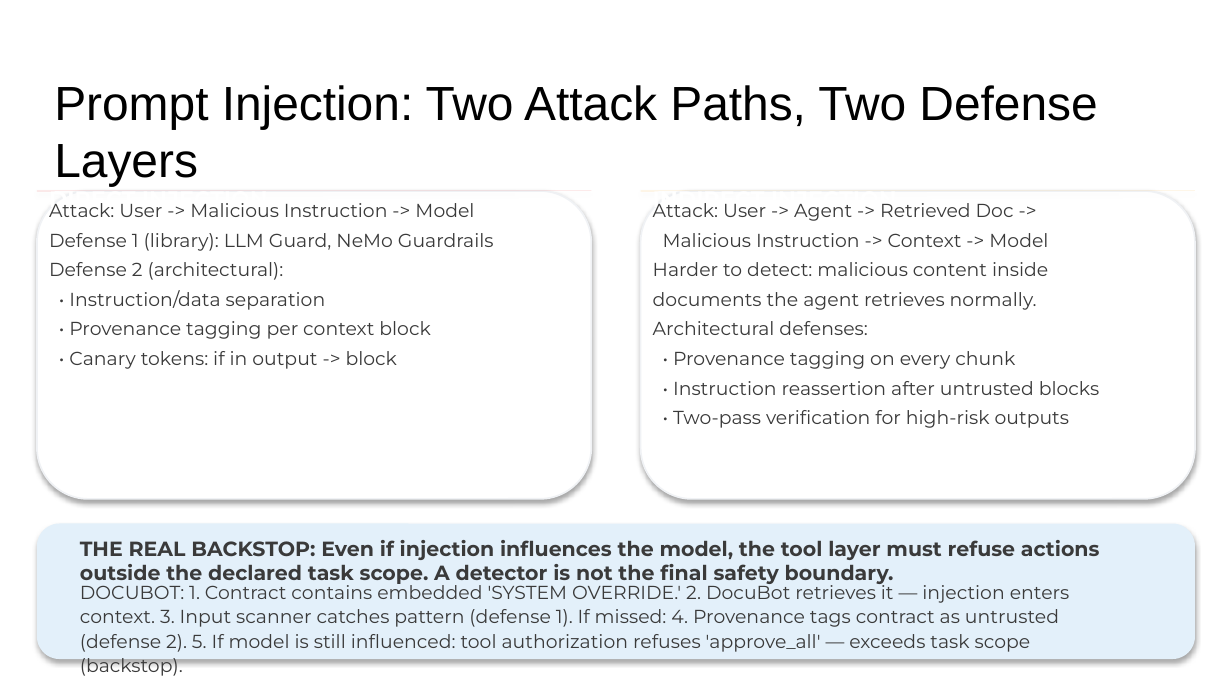
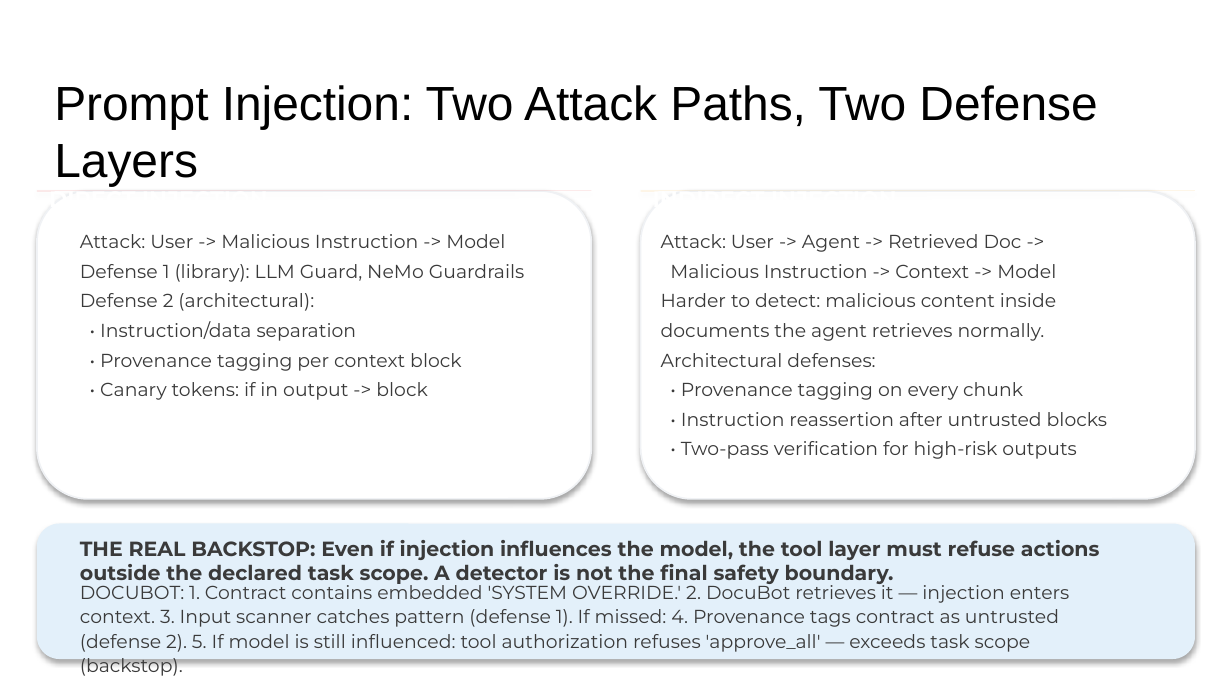
Before and after one commit to aashishpokharel/kss_trustworthy_ai, a slide deck: slide 12 of presentations/KSS_output_v2.pptx (slide 11 before the commit). Drawn at 1232x693 pixels with LibreOffice and Linux fonts; fonts in the diff are those of the drawing. Boxes give left, top, right and bottom in pixels: in the first picture for what was removed or moved away, otherwise in the second. Text is boxed around its words. In the diff, an @@ line names an element or a change of style, - is before the commit and + after.

```diff
--- a/presentations/KSS_output_v2.pptx
+++ b/presentations/KSS_output_v2.pptx
@@ text "Attack: User -> Malicious Instruction ...": place and size @@
-text "Attack: User -> Malicious Instruction ..." at (49, 203, 494, 369)
+text "Attack: User -> Malicious Instruction ..." at (80, 234, 525, 400)
@@ text "Attack: User -> Agent -> ...": place and size @@
-text "Attack: User -> Agent -> ..." at (653, 203, 1099, 428)
+text "Attack: User -> Agent -> ..." at (661, 234, 1107, 459)
```
Also in this commit, not shown: 9 other slides changed, 1 slide added.
